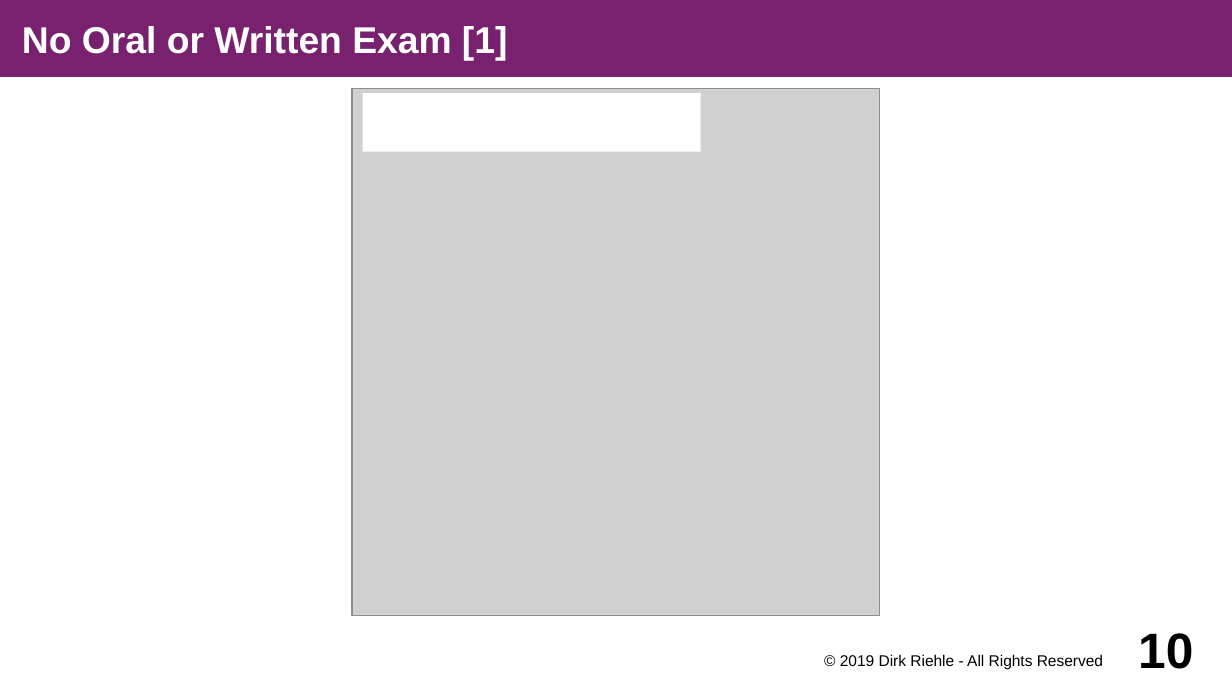
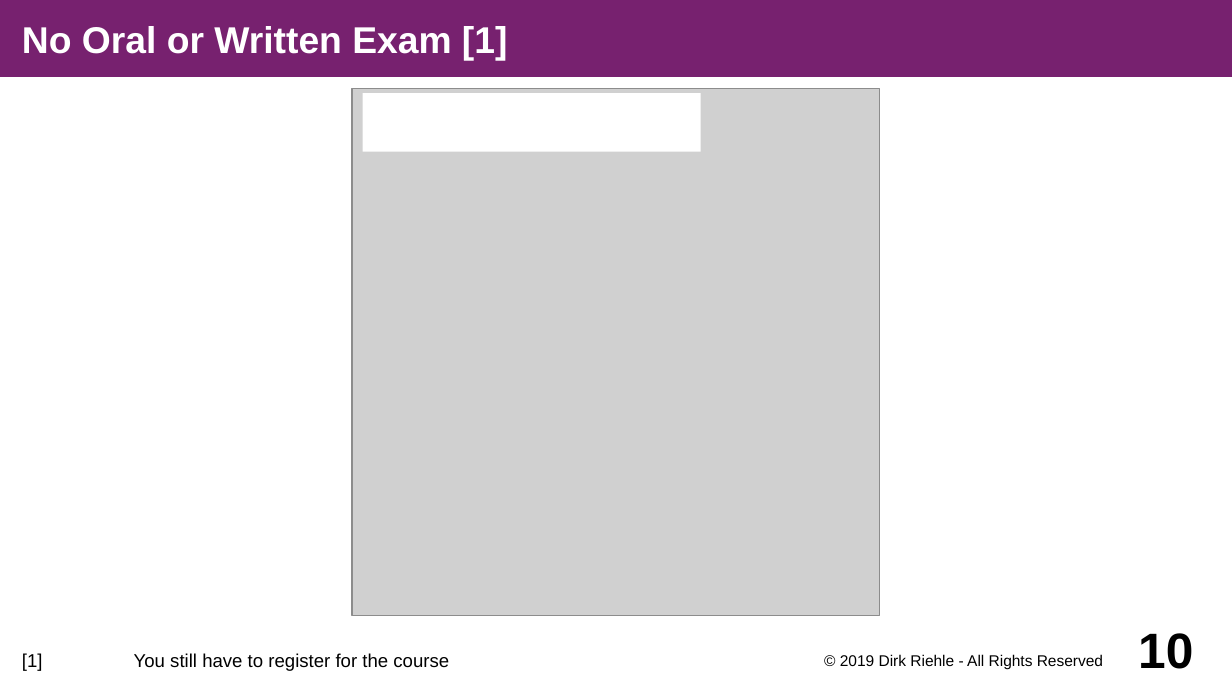
Before and after one commit to dirkriehle/amse-course, a slide deck: slide 10 of Lecture slides/AMSE A01 - Course Introduction.odp. Drawn at 1232x693 pixels with LibreOffice and Linux fonts; fonts in the diff are those of the drawing; grey boxes stand for pictures. Boxes give left, top, right and bottom in pixels: in the first picture for what was removed or moved away, otherwise in the second. Text is boxed around its words. In the diff, an @@ line names an element or a change of style, - is before the commit and + after.

```diff
--- a/Lecture slides/AMSE A01 - Course Introduction.odp
+++ b/Lecture slides/AMSE A01 - Course Introduction.odp
@@ text added at (x1=22, y1=653, x2=449, y2=671), 12 pt, text #000000 @@
+[1] You still have to register for the course
```
Also in this commit, not shown: 1 other slide changed, 5 other files.
